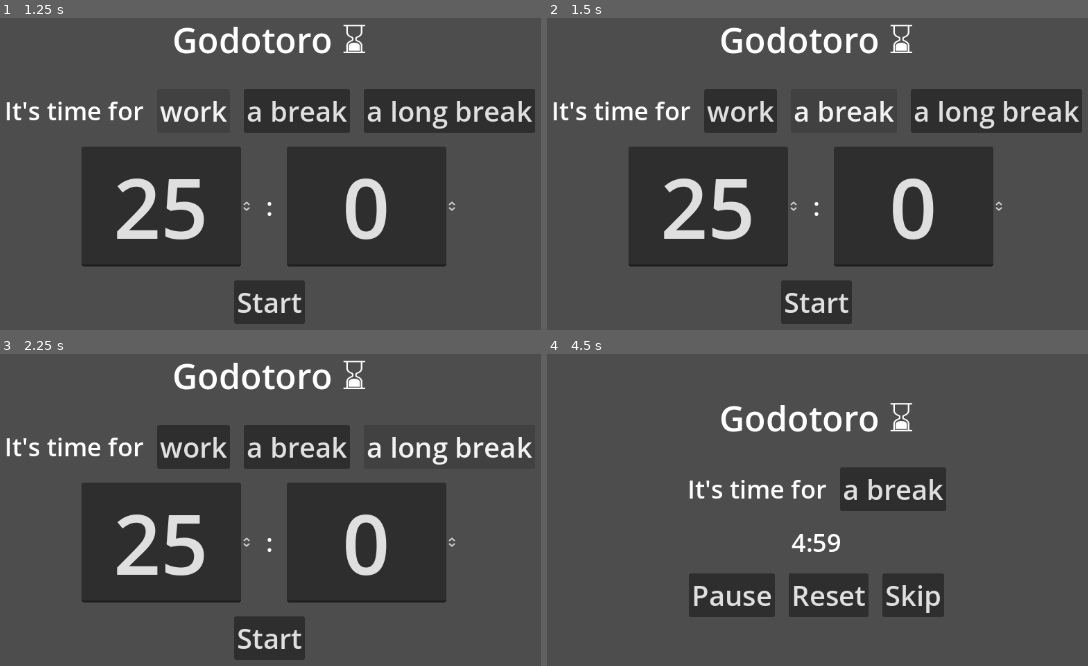
Above: before the commit, frames 1-4 (two rows, left to right).
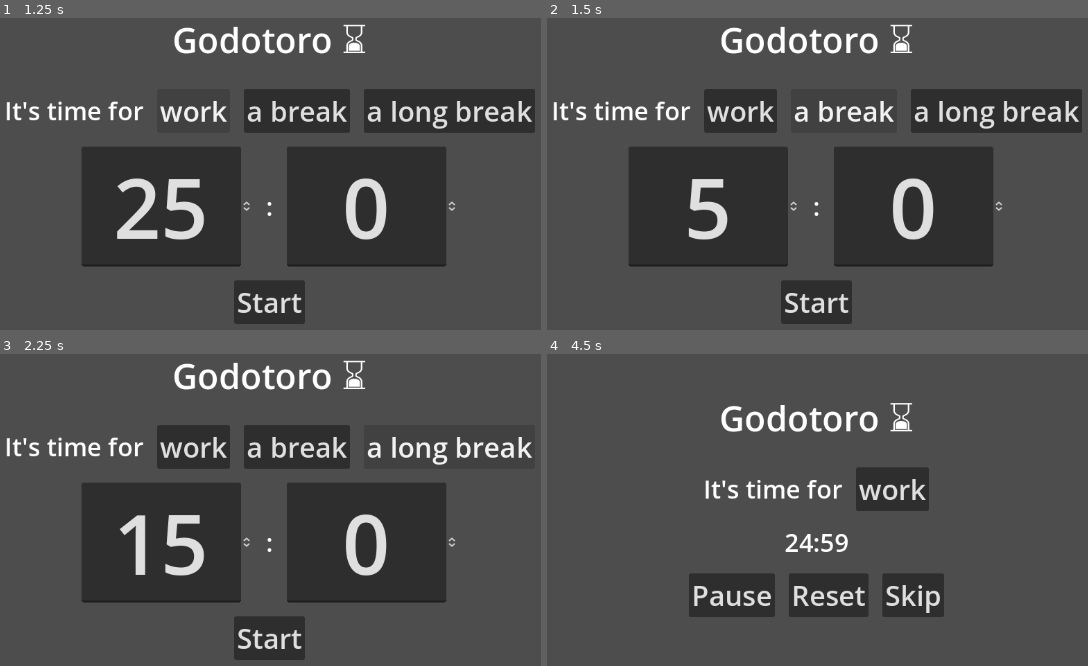
Above: after the commit, the same moments.

Repository: philnewberryls/godotoro
Game: Godot game, scene res://main.tscn
The game is run twice, just before and just after one commit, with the same random seed, the same clock (stepped at 60 frames per second) and the same inputs.
Inputs:
- Up to frame 1 (1.25 s): click "work" at 0.5 s
- Up to frame 2 (1.5 s): click "a break" at 1.25 s
- Up to frame 3 (2.25 s): click "a long break" at 2 s
- Up to frame 4 (4.5 s): click "Start" at 2.75 s; click "Skip" at 3.5 s; click "Start" at 4.25 s

Frame 1 is identical in both runs. In frame 2, 1.5% of the frame differs, in the area x 21-38%, y 51-72%; in frame 3, 0.7%; in frame 4, 2.5%, in the area x 26-74%, y 36-64%.

Commit message:
Fixed issue where mode buttons were not updating actual mode and therefore time

Diff:
--- a/timer_interface/gui.gd
+++ b/timer_interface/gui.gd
@@ -31,7 +31,7 @@
 
 func _ready():
 	for mode_button in get_tree().get_nodes_in_group("mode_buttons"):
-		mode_button.mode_change_requested.connect(_on_mode_button_mode_change_requested)
+		mode_button.mode_change_requested.connect(_on_mode_change_requested)
 
 
 func _on_start_button_button_up():
@@ -53,7 +53,7 @@
 	reset_setup_fields()
 
 
-func _on_mode_button_mode_change_requested(mode_name: String):
+func _on_mode_change_requested(mode_name: String):
 	get_tree().call_group("mode_buttons", "deactivate_if_still_active")
 	var intended_mode_switch: TimerInterface.mode_states
 	if mode_name.to_lower().contains("work"):
@@ -66,6 +66,9 @@
 		printerr("Invalid mode name given!")
 	if intended_mode_switch == timer_interface.current_mode:
 		return
+	else:
+		timer_interface.current_mode = intended_mode_switch
+		reset_setup_fields()
 		show_time_input_ready_display()
 
 
--- a/timer_interface/mode_button.gd
+++ b/timer_interface/mode_button.gd
@@ -15,6 +15,7 @@
 	get_tree().call_group("mode_buttons", "deactivate")
 	is_active_mode = true
 	get_tree().call_group("mode_buttons", "update_appearences")
+	mode_change_requested.emit(self.name)
 
 
 func deactivate():
